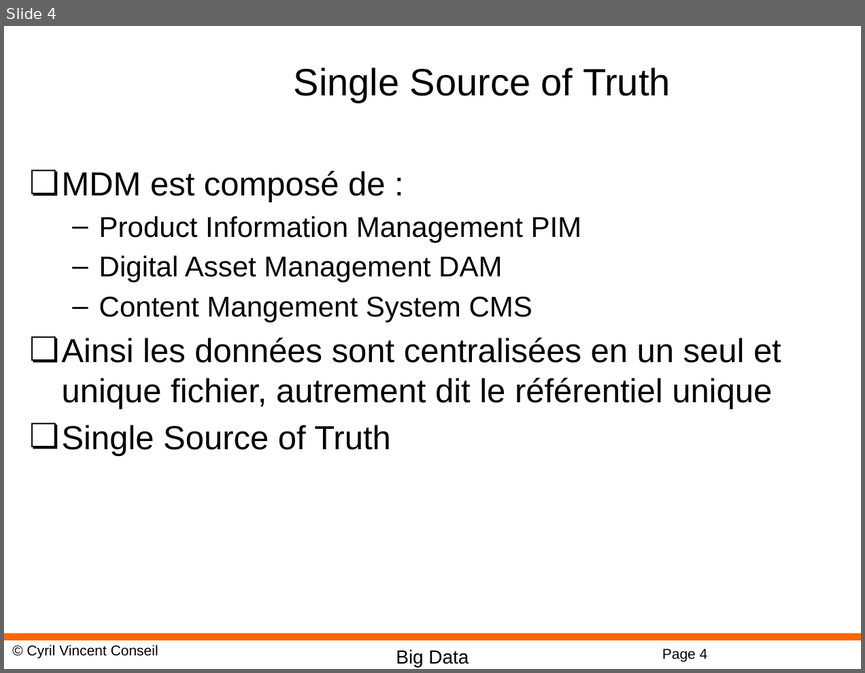
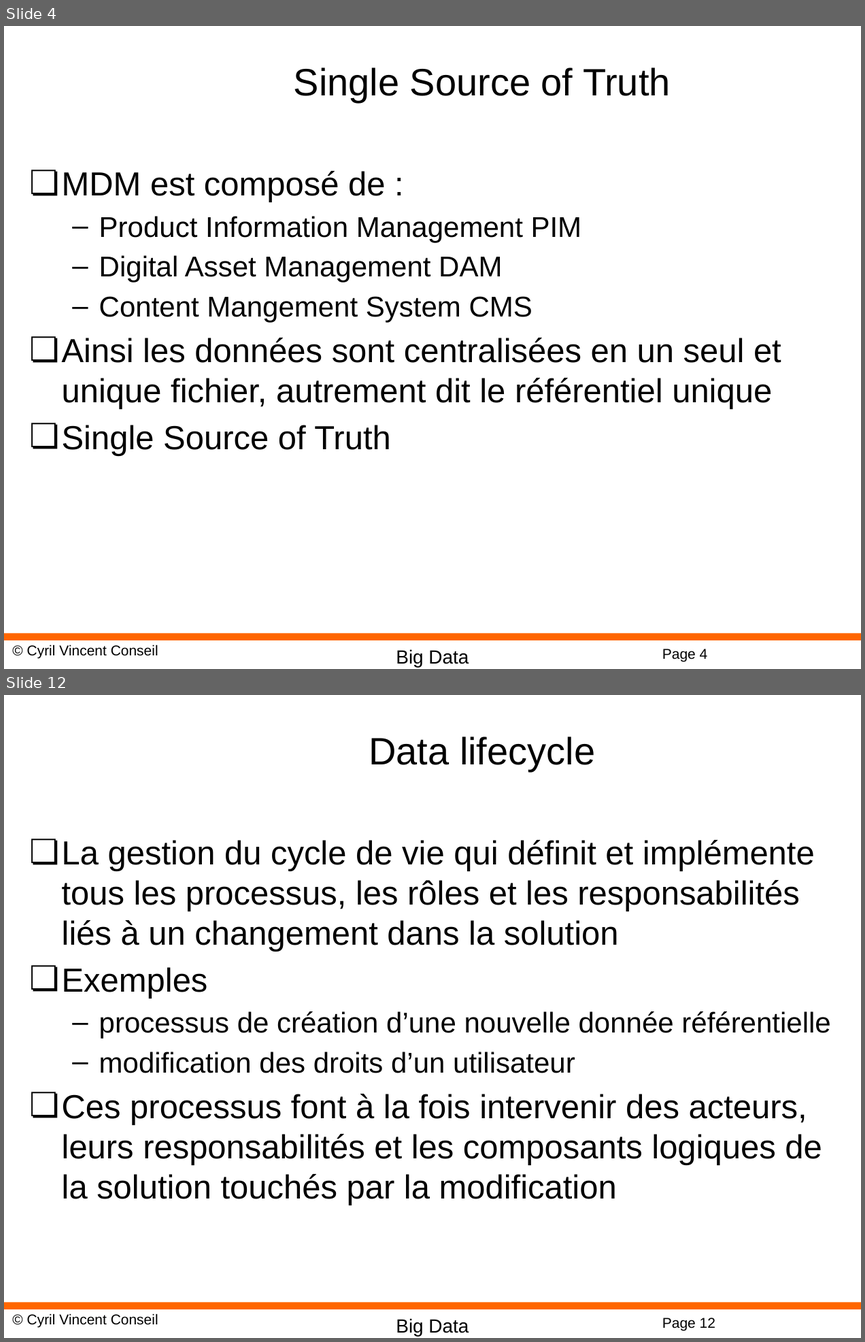
Before and after one commit to cyrilvincent/mdm, a slide deck: MDM03-MDM.pptx. Shown one above the other, each under a label of ours: slide 4 before the commit, slides 4 and 12 after it; the slides between them are not shown. The pictures are 865x673 and 865x1342 pixels, drawn with LibreOffice and Linux fonts; fonts in the diff are those of the drawing; background and template pictures are left out. Boxes give left, top, right and bottom in pixels: in the first picture for what was removed or moved away, otherwise in the second. Text is boxed around its words. In the diff, an @@ line names an element or a change of style, - is before the commit and + after.

```diff
--- a/MDM03-MDM.pptx
+++ b/MDM03-MDM.pptx
@@ slide 12 added at (4, 695, 861, 1338), background #FFFFFF; not listed: 4 template elements that a slide beside it also shows @@
@@ title added at (368, 736, 595, 772), 32 pt, text #000000 @@
+Data lifecycle
@@ text added at (62, 840, 830, 1205), 28 pt, text #000000 @@
+❏ La gestion du cycle de vie qui définit et implémente tous les processus, les rôles et les responsabilités liés à un changement dans la solution
+❏ Exemples
+  – processus de création d’une nouvelle donnée référentielle
+  – modification des droits d’un utilisateur
+❏ Ces processus font à la fois intervenir des acteurs, leurs responsabilités et les composants logiques de la solution touchés par la modification
```
Also in this commit, not shown: 13 other slides added, 1 slide removed, 15 other files.
